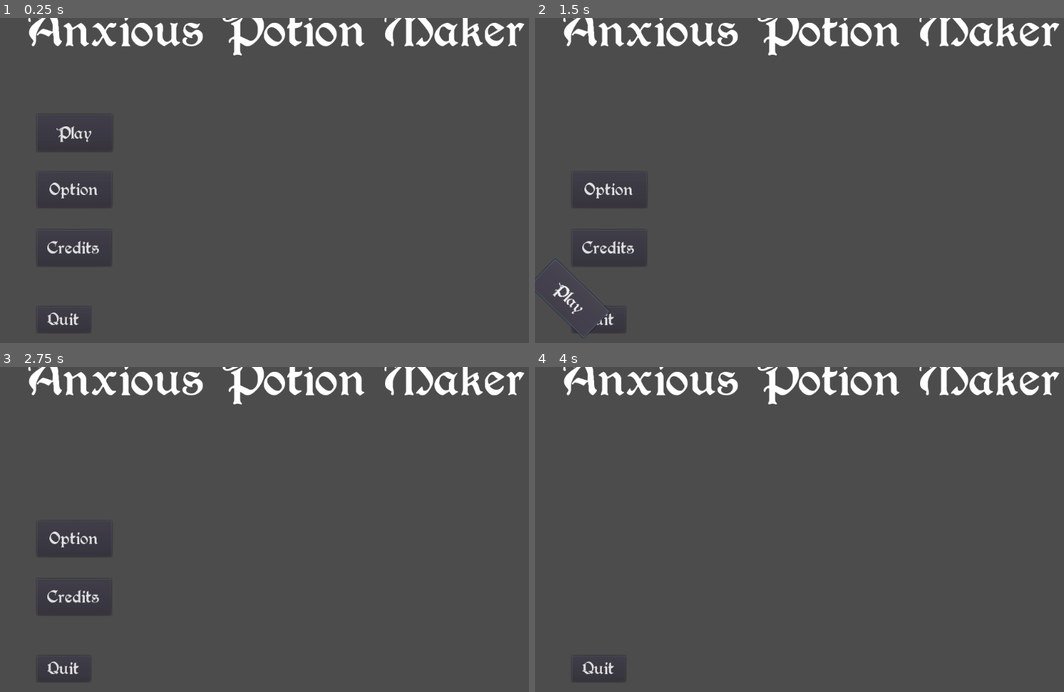
Above: before the commit, frames 1-4 (two rows, left to right).
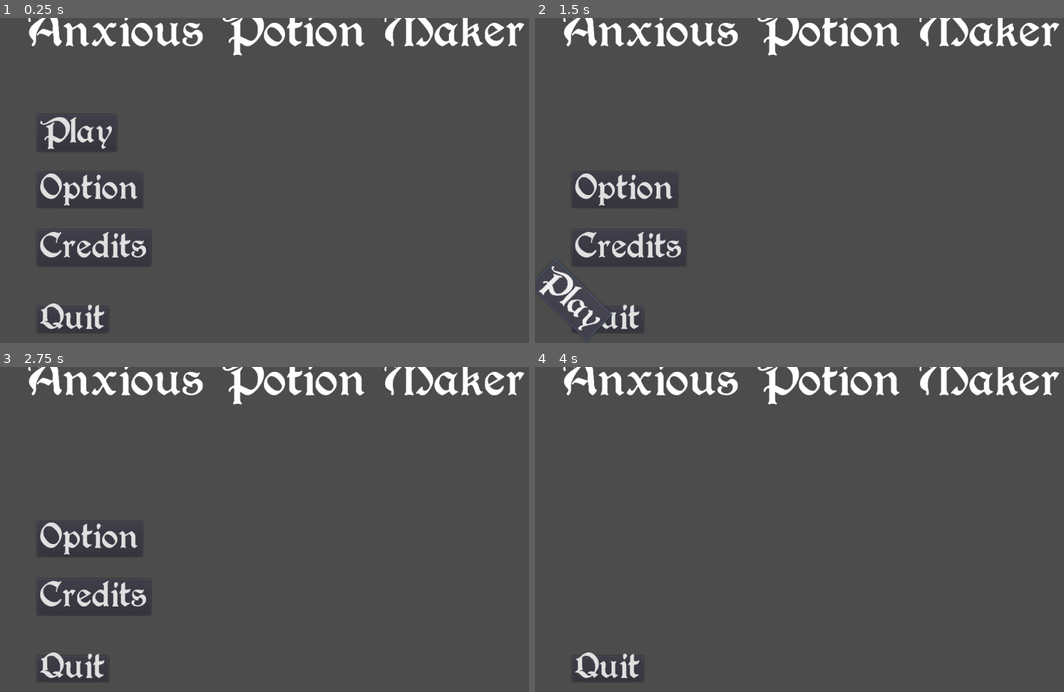
Above: after the commit, the same moments.

Repository: Raphahel/CozyFallJam
Game: Godot game, scene res://Scenes/MainMenu.tscn
Same seed, same stepped clock (60 frames per second), same inputs: the game is played once before the commit and once after it. The project has no main scene, so this scene is started directly.
Inputs:
- Up to frame 1 (0.25 s): no input
- Up to frame 2 (1.5 s): click "Play" at 0.5 s; click "Play" at 1.25 s
- Up to frame 3 (2.75 s): hold Right (move_right) from 2.03 s (still down)
- Up to frame 4 (4 s): release Right (move_right) at 2.75 s; click "Option" at 2.75 s; click "Credits" at 3.5 s

The runs differ from the first frame. In frame 1, 2.3% of the frame differs, in the area x 7-28%, y 30-97%; in frame 2, 2.1%; in frame 3, 1.8%; in frame 4, 0.5%.

Commit message:
change size

Diff:
--- a/Ressources/Berry.tres
+++ b/Ressources/Berry.tres
@@ -3,6 +3,6 @@
 [ext_resource path="res://Ressources/Berry Rotunda.ttf" type="DynamicFontData" id=1]
 
 [resource]
-size = 23
+size = 47
 extra_spacing_bottom = -10
 font_data = ExtResource( 1 )
